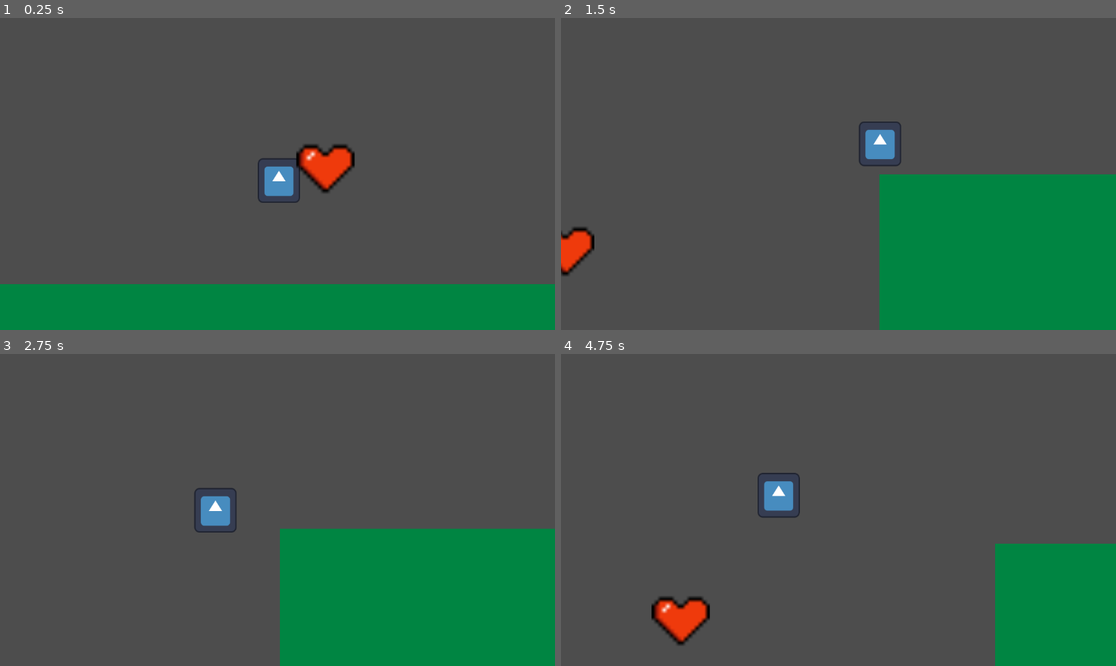
Above: before the commit, frames 1-4 (two rows, left to right).
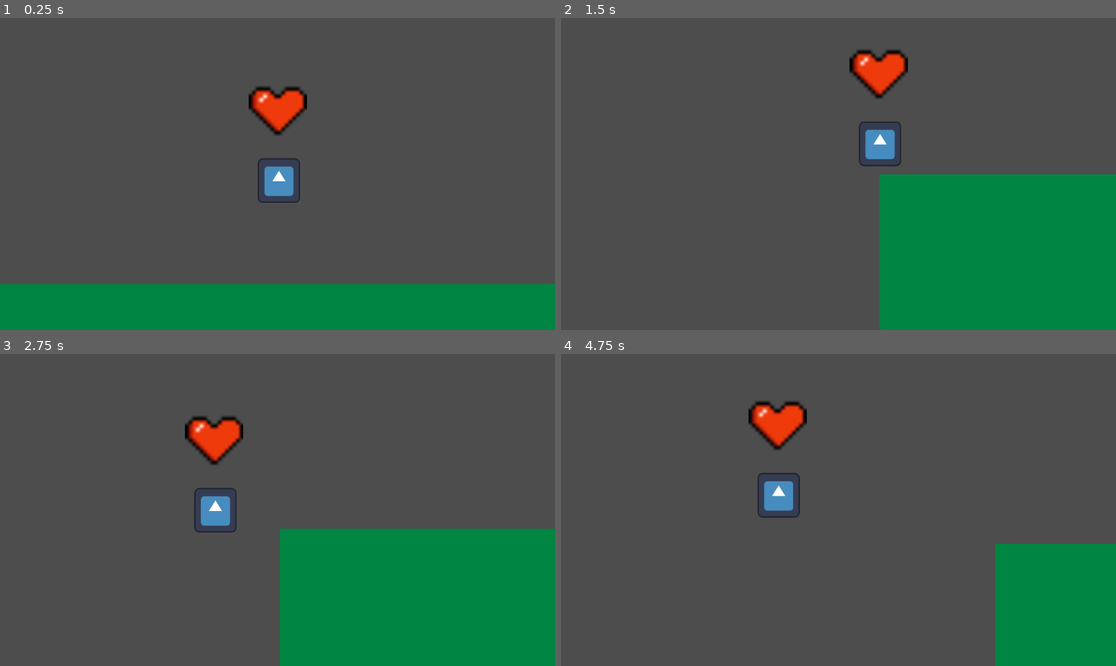
Above: after the commit, the same moments.

Repository: jiayizheng434-design/Daydream
Game: Godot game, scene res://Level.tscn
The game is run twice, just before and just after one commit, with the same random seed, the same clock (stepped at 60 frames per second) and the same inputs. The engine's default icon, where the game draws it, is replaced by a stand-in: a white triangle on a blue panel in a dark square.
Inputs:
- Up to frame 1 (0.25 s): no input
- Up to frame 2 (1.5 s): hold Right (right) from 0.53 s (still down); tap Up (jump) at 0.77 s
- Up to frame 3 (2.75 s): tap Up (jump) at 1.52 s; release Right (right) at 2.03 s; hold A (left) from 2.03 s (still down)
- Up to frame 4 (4.75 s): release A (left) at 2.78 s; hold Right (right) 2.78-4.28 s; tap Up (jump) at 3.02, 3.77, 4.52 s; hold A (left) from 4.28 s (still down)

The runs differ from the first frame. In frame 1, 2.3% of the frame differs, in the area x 44-64%, y 22-57%; in frame 2, 1.8%; in frame 3, 1.1%; in frame 4, 2.3%, in the area x 16-45%, y 15-94%.

Commit message:
got the heart to follow the player

Diff:
--- a/Level.tscn
+++ b/Level.tscn
@@ -726,16 +726,16 @@
 position_smoothing_enabled = true
 position_smoothing_speed = 6.0
 
-[node name="CanvasLayer" type="CanvasLayer" parent="CharacterBody2D"]
-follow_viewport_enabled = true
-
-[node name="HBoxContainer" type="HBoxContainer" parent="CharacterBody2D/CanvasLayer"]
-offset_left = 7476.0
-offset_top = 10683.0
-offset_right = 7601.0
-offset_bottom = 10804.0
-
-[node name="Heart" type="TextureRect" parent="CharacterBody2D/CanvasLayer/HBoxContainer"]
+[node name="HBoxContainer" type="HBoxContainer" parent="CharacterBody2D"]
+offset_left = -12.0
+offset_top = -55.0
+offset_right = 113.0
+offset_bottom = 66.0
+
+[node name="Heart" type="TextureRect" parent="CharacterBody2D/HBoxContainer"]
 layout_mode = 2
 texture = ExtResource("4_glt7j")
 expand_mode = 3
+
+[node name="CanvasLayer" type="CanvasLayer" parent="CharacterBody2D"]
+follow_viewport_enabled = true
